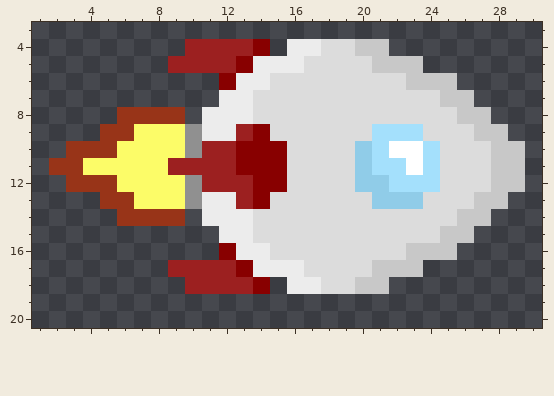
Pixel-art sprite, stored at src/construct/Animations/player/ship1/001.png. Above is the file before it was changed.
The file is 32x24 pixels. Shown: x 1..30, y 3..20.
Now the later version:
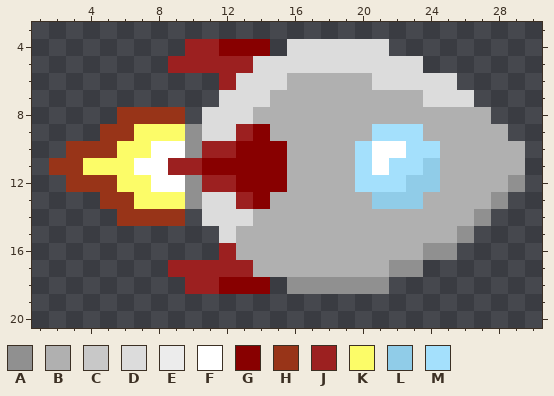
Palette (. is transparent): A #909090  B #b0b0b0  C #c8c8c8  D #dcdcdc  E #ececec  F #ffffff  G #880000  H #983418  J #9c2020  K #fcfc68  L #90cce8  M #a4e0fc
Diff:
@@ x 1..30 @@
  3 ..............................
- 4 .........JJJJG.EEDDCC.........
- 5 ........JJJJGEEEDDDDCCC.......
- 6 ...........GEEDDDDDDDDCCC.....
- 7 ...........EEDDDDDDDDDDDCC....
- 8 .....HHHH.EEEDDDDDDDDDDDDCC...
- 9 ....HHKKKAEEJGDDDDDDMMMDDDCC..
-10 ..HHHKKKKAJJGGGDDDDLMFFMDDDCC.
-11 .HHKKKKKJJJJGGGDDDDLMMFMDDDCC.
-12 ..HHHKKKKAJJJGGDDDDLLMMMDDDCC.
-13 ....HHKKKAEEJGDDDDDDLLLDDDCC..
-14 .....HHHH.EEEDDDDDDDDDDDDCC...
-15 ...........EEDDDDDDDDDDDCC....
-16 ...........GEEDDDDDDDDCCC.....
-17 ........JJJJGEEEDDDDCCC.......
-18 .........JJJJG.EEDDCC.........
+ 4 .........JJGGG.DDDDDD.........
+ 5 ........JJJJJDDDDDDDDDD.......
+ 6 ...........JDDDBBBBBDDDDD.....
+ 7 ...........DDDBBBBBBBBBDDD....
+ 8 .....HHHH.DDDBBBBBBBBBBBBBB...
+ 9 ....HHKKKADDJGBBBBBBMMMBBBBB..
+10 ..HHHKKFFAJJGGGBBBBMFFMMBBBBB.
+11 .HHKKKFFJJGGGGGBBBBMFMMLBBBBB.
+12 ..HHHKKFFAJJGGGBBBBMMMLLBBBBA.
+13 ....HHKKKADDJGBBBBBBLLLBBBBA..
+14 .....HHHH.DDDBBBBBBBBBBBBBA...
+15 ...........DBBBBBBBBBBBBBA....
+16 ...........JBBBBBBBBBBBAA.....
+17 ........JJJJJBBBBBBBBAA.......
+18 .........JJGGG.AAAAAA.........
 19 ..............................
Pixel boxes of the changes (left, top, right, bottom) in both pictures:
changed: (134, 39, 525, 294)
